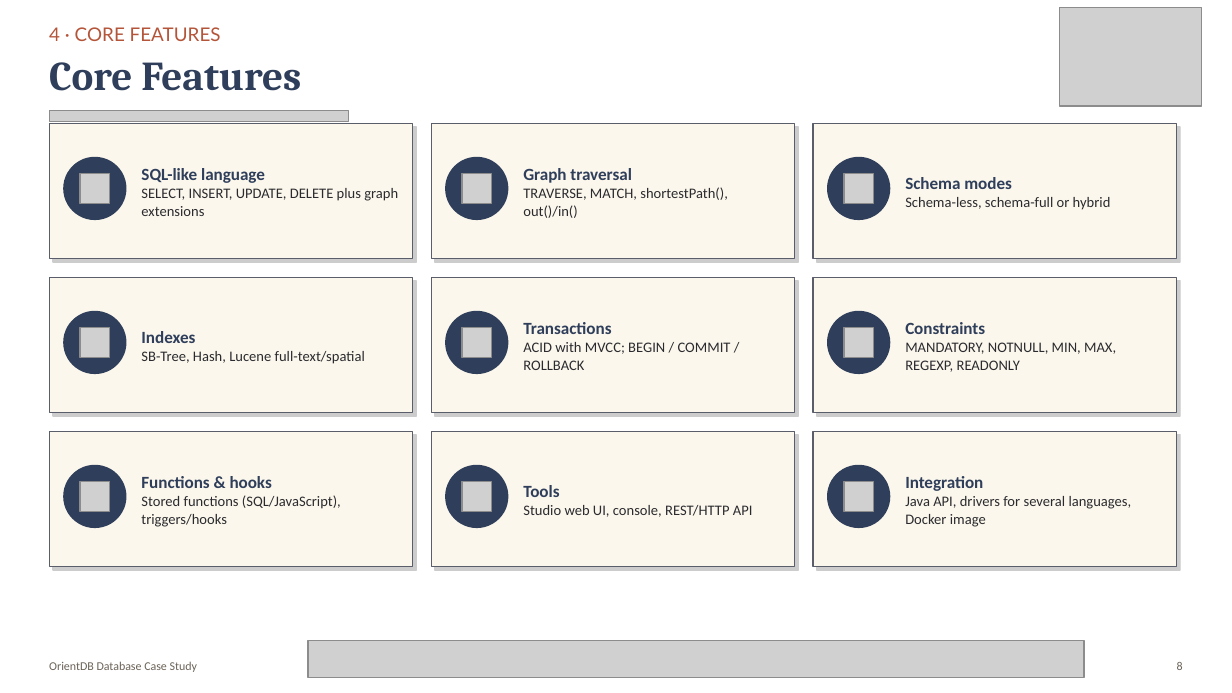
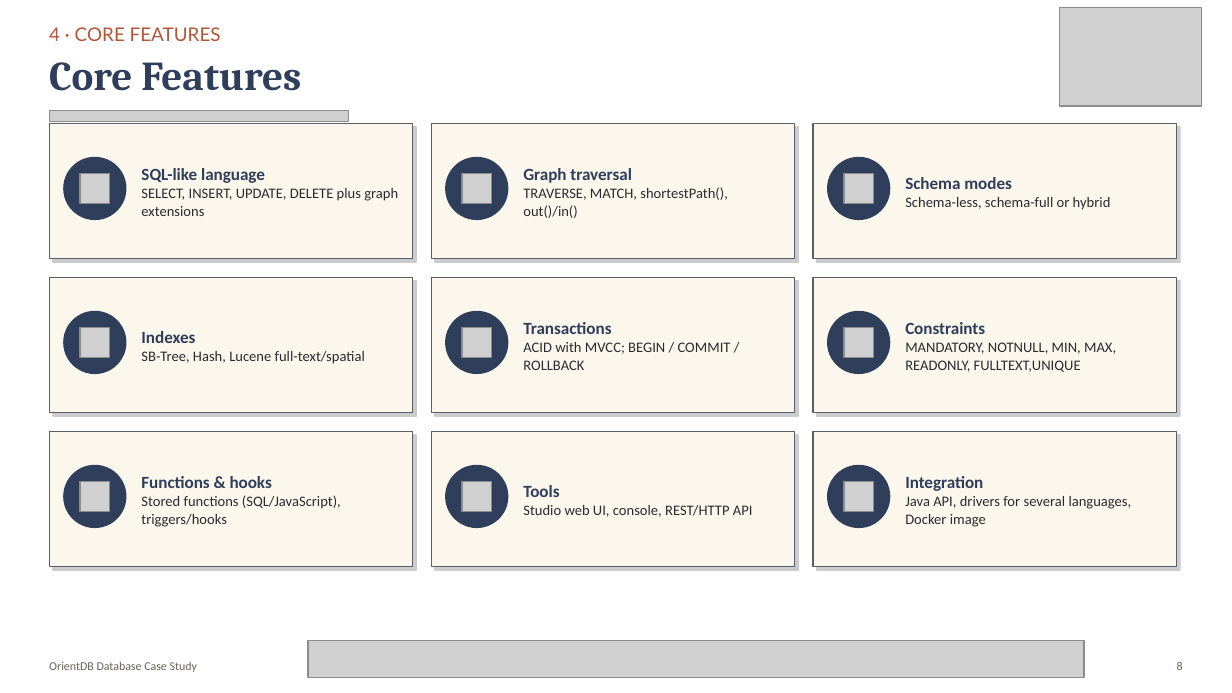
Before and after one commit to sowmyatech18/Airport-Management-System-using-OrientDB, a slide deck: slide 8 of FlightDB_Presentation.pptx. Drawn at 1232x693 pixels with LibreOffice and Linux fonts; fonts in the diff are those of the drawing; grey boxes stand for pictures; background and template pictures are left out. Boxes give left, top, right and bottom in pixels: in the first picture for what was removed or moved away, otherwise in the second. Text is boxed around its words. In the diff, an @@ line names an element or a change of style, - is before the commit and + after.

```diff
--- a/FlightDB_Presentation.pptx
+++ b/FlightDB_Presentation.pptx
@@ text at (905, 342, 1116, 372): text changed @@
-MANDATORY, NOTNULL, MIN, MAX, REGEXP, READONLY
+MANDATORY, NOTNULL, MIN, MAX, READONLY, FULLTEXT,UNIQUE
```
Also in this commit, not shown: 3 other slides changed.
